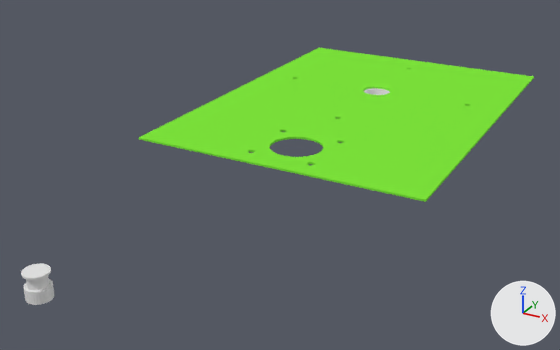
What one commit did to the Blender file РМ-000 Рука-манипулятор/РМ-200 Опорно-поворотное устройство/РМ-200-ОПУ-в-сборе.blend.
Before and after are seen from a 50 mm camera at (238.0, -608.0, 205.0) aimed at (-20.0, -138.0, -30.0). The axes (+X, +Y, +Z) are drawn at lower right. The lights are the same throughout.
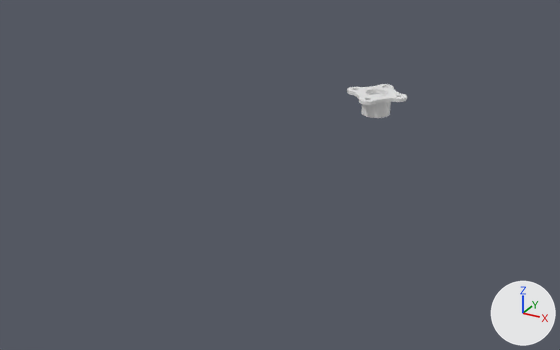
The change, as a diff of the scene's bpy script:
```diff
--- a/РМ-000 Рука-манипулятор/РМ-200 Опорно-поворотное устройство/РМ-200-ОПУ-в-сборе.blend.py
+++ b/РМ-000 Рука-манипулятор/РМ-200 Опорно-поворотное устройство/РМ-200-ОПУ-в-сборе.blend.py
@@ ob_cylinder_001 @@
 _m = ob_cylinder_001.modifiers.new('Boolean', 'BOOLEAN')
 _m.solver = 'FLOAT'
+ob_cylinder_001.hide_set(True)  # its collection is switched off
@@ ob_plane @@
 ob_plane.scale = (110.0, 110.0, 0.214)
+ob_plane.hide_set(True)  # its collection is switched off
```

What differs and where, as boxes (x1, y1, x2, y2) in the pictures (560 x 350 px):
'Plane', hidden (green)
    before: (139, 48, 534, 202)
'Cylinder.001', hidden
    before: (21, 263, 54, 305)
'Circle.002', unchanged, uncovered by the edit
    before: (364, 88, 390, 95)
    after: (347, 84, 407, 118)
